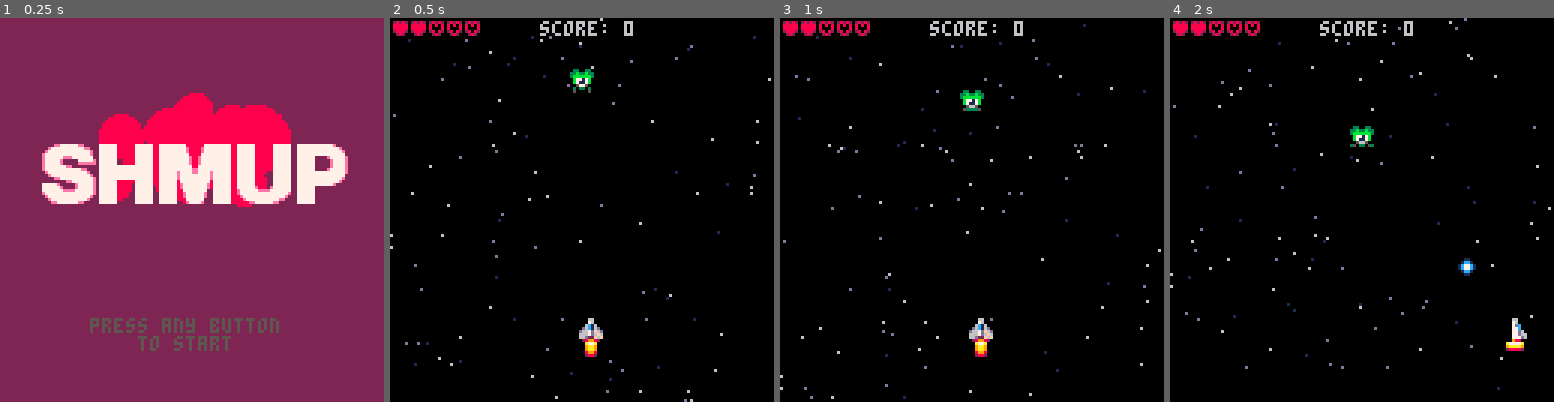
Above: before the commit, frames 1-4 (left to right).
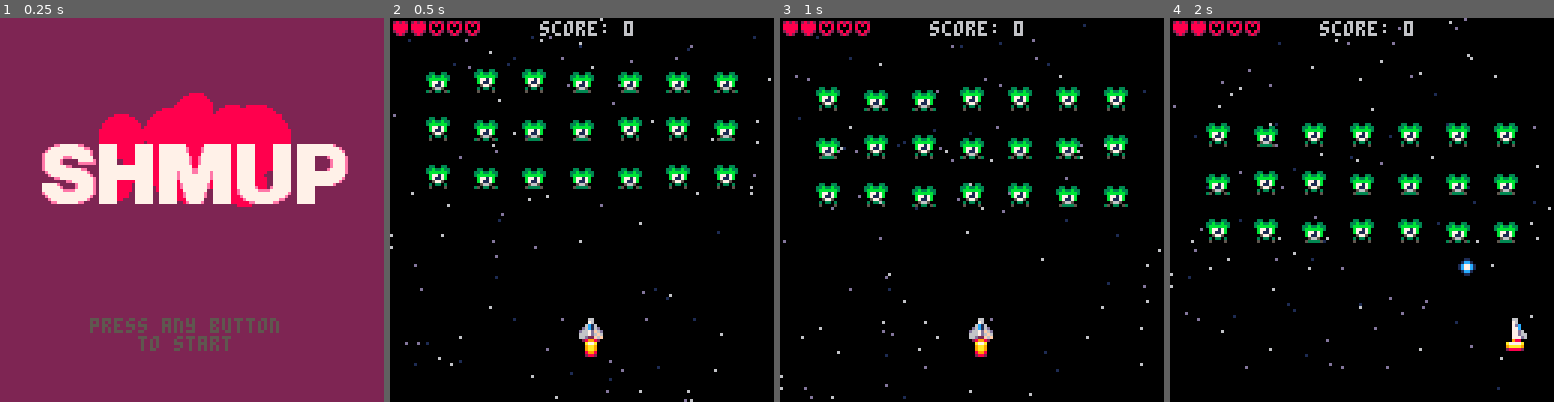
Above: after the commit, the same moments.

Repository: jimmac/pico-shed
Game: PICO-8 cartridge shmup.p8
The game is run twice, just before and just after one commit, with the same random seed, the same clock (stepped at 60 frames per second) and the same inputs.
Inputs:
- Up to frame 1 (0.25 s): no input
- Up to frame 2 (0.5 s): tap X (X key) at 0.33 s
- Up to frame 3 (1 s): tap O (Z key) at 0.7 s
- Up to frame 4 (2 s): tap X (X key) at 1.07, 1.85 s; hold Right from 1.6 s (still down); tap O (Z key) at 1.7 s

Frame 1 is identical in both runs. In frame 2, 5.4% of the frame differs, in the area x 9-91%, y 13-45%; in frame 3, 5.4%; in frame 4, 5.4%.

Commit message:
random enemies

Diff:
--- a/shmup.p8
+++ b/shmup.p8
@@ -44,22 +44,30 @@
 	mode="game"
 	flash=0
 	--player
-	pl = {x=63,
-	      y=100,
-	      spx=0,
-	      spy=0,
-	      spr=2,
-	      lv=2}
-	flame=4
+	pl = {}
+	pl.x=63
+	pl.y=100
+	pl.spx=0
+	pl.spy=0 --speed
+	pl.spr=2
+	pl.lv=2 --number of lives
+	flame=4 --spr of flame
+
 	bl={} --bulets
 
 	en={} --enemies
 
-	local myen={}
-	myen.x=60
-	myen.y=16
-	myen.spr=20
-	add(en,myen)
+	for i=1,7 do
+		for j=1,3 do
+			local myen={}
+			myen.x=(i-1)*16+12
+			myen.y=16*j
+			myen.spy=.2
+			myen.spx=0
+			myen.spr=20+rnd(3)
+			add(en,myen)
+		end
+	end
 
 	--starfield
 	stars={}
@@ -176,7 +184,7 @@
 
 	--moving enemies
 	for myen in all(en) do
-		myen.y+=.2
+		myen.y+=myen.spy
 		myen.spr+=.1 --wtf works
 		if myen.spr>=24 then
 			myen.spr=20
